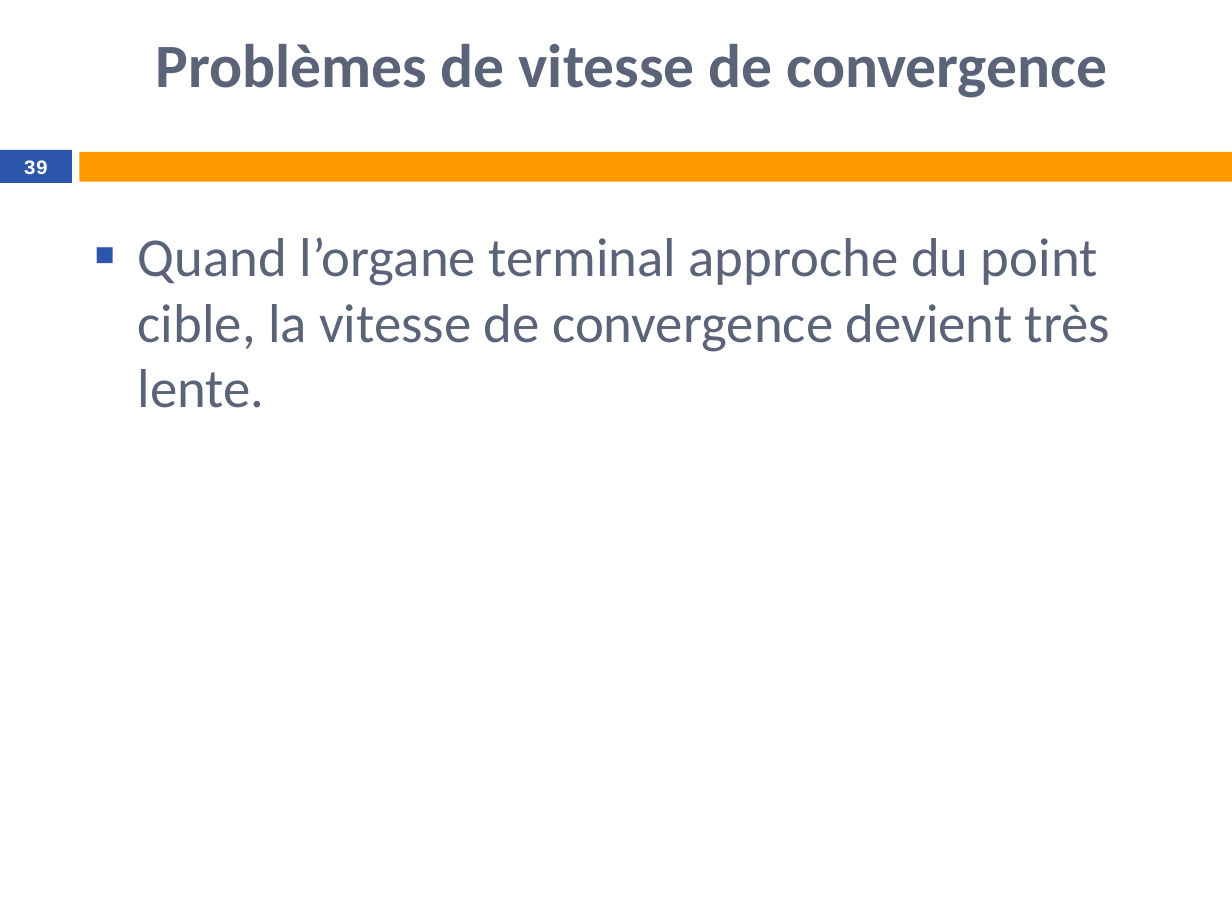
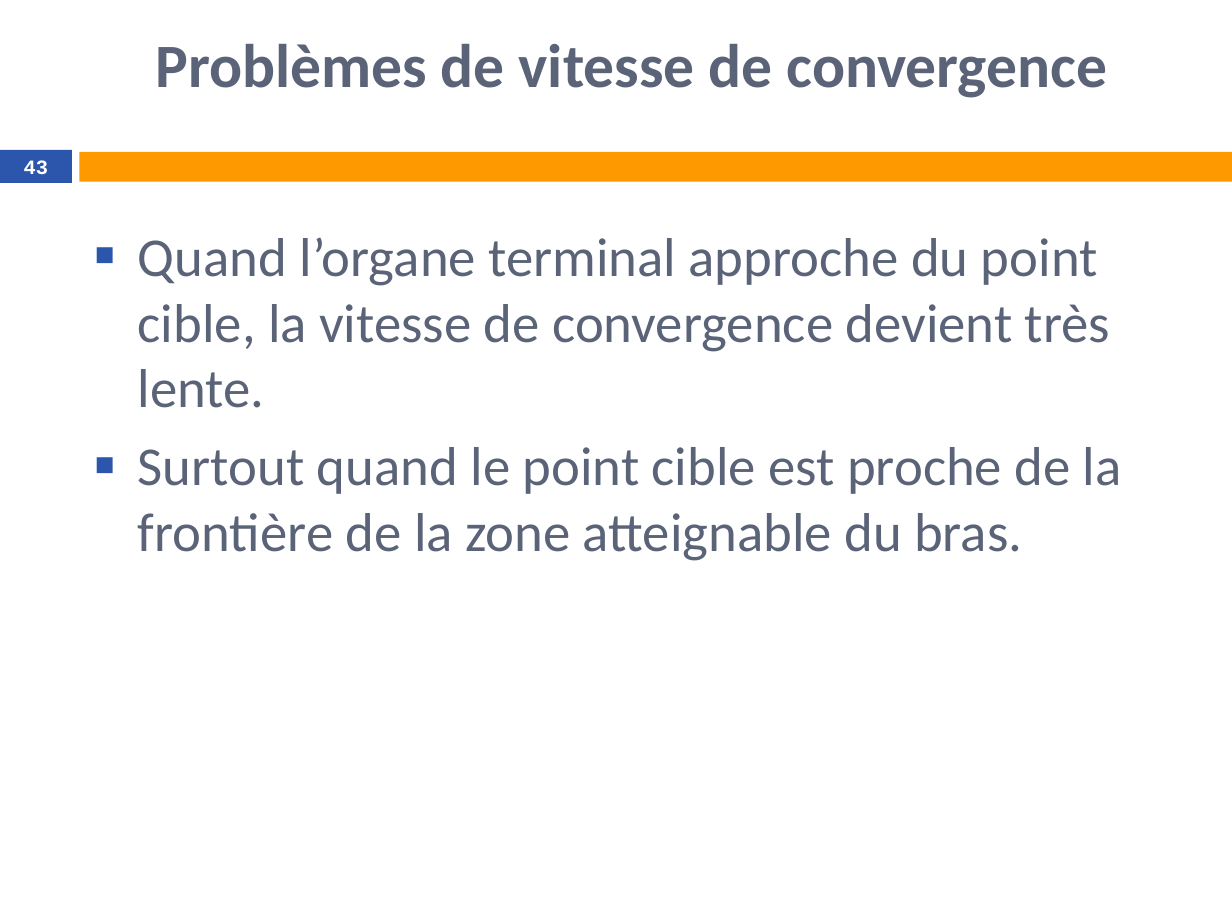
Before and after one commit to tangwing/Robotology, a slide deck: slide 43 of doc/Test de l’accessibilité d’un point.pptx (slide 39 before the commit). Drawn at 1232x924 pixels with LibreOffice and Linux fonts; fonts in the diff are those of the drawing; background and template pictures are left out. Boxes give left, top, right and bottom in pixels: in the first picture for what was removed or moved away, otherwise in the second. Text is boxed around its words. In the diff, an @@ line names an element or a change of style, - is before the commit and + after.

```diff
--- a/doc/Test de l’accessibilité d’un point.pptx
+++ b/doc/Test de l’accessibilité d’un point.pptx
@@ page number at <box>24,160,48,174</box>: text changed @@
-39
+43
@@ text at <box>138,447,1122,561</box>: paragraph added @@
+■ Surtout quand le point cible est proche de la frontière de la zone atteignable du bras.
```
Also in this commit, not shown: 9 other slides changed, 5 slides added, 11 other files.
